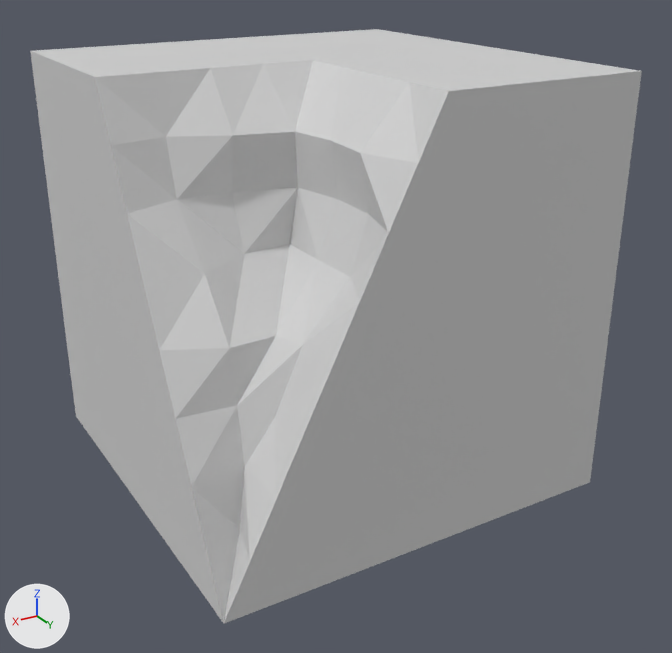
Two versions of the OBJ model assets/meshes/single_edge.obj, one commit apart.
Before and after are seen from a 50 mm camera at (1.067, 1.879, 1.276) aimed at (-0.016, 0.073, 0.373). Arrows for +X, +Y and +Z are at lower left; the lights stay in place. Where no turn or scale is listed for an object, it has been applied to the vertices.
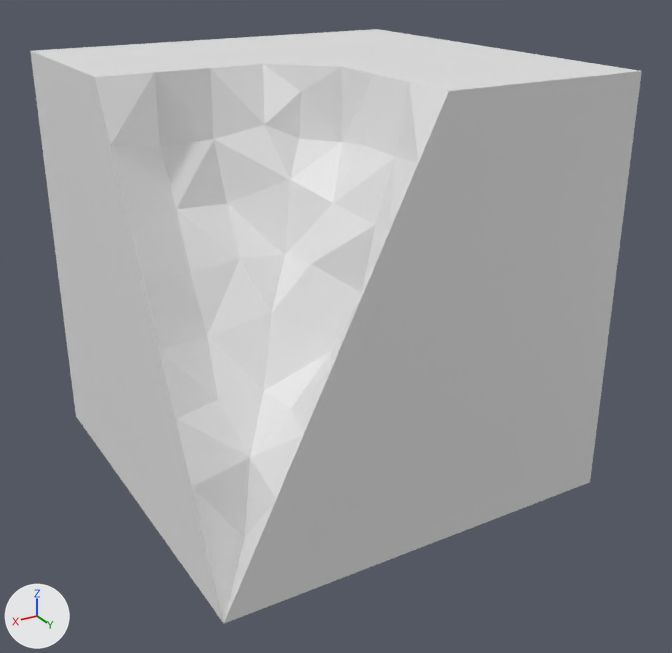
What changed in the scene script:
```text
Change me_cube_000:
    used by ob_cube_000; location = (0.0, 0.0, 0.0)
    remove me_cube_000.from_pydata(...)  # 53 vertices, 97 faces, 3 loose edges; spans x -0.5..0.5, y -0.5..0.5, z 0.0..1.0
    add me_cube_000.from_pydata(...)  # 55 vertices, 106 faces; spans x -0.5..0.5, y -0.5..0.5, z 0.0..1.0
    me_cube_000 part 1
    23 vertices are removed from x 0.0..0.407, y 0.0..0.407, z 0.125..1.0
    71 faces are deleted
    3 loose edges are deleted
    1 vertex moves from x 0.375, y 0.077, z 0.75 to x 0.379, y 0.082, z 0.731
    25 vertices are added at x 0.008..0.402, y 0.01..0.402, z 0.11..0.946
    80 new faces join them
    me_cube_000 part 2: 26 faces spanning x -0.5..0.5, y -0.5..0.5, z 0.0..1.0 switch from mat_material_001 (light grey #d1d1d1) to no material
```

Changed parts and their boxes (x1, y1, x2, y2) in the pictures (672 x 653 px; the box of a moved part takes in the faces that stretch with it):
part 1 of me_cube_000, moved or reshaped: (34, 29, 639, 622) in both
part 2 of me_cube_000, recoloured: (30, 51, 642, 623) in both
